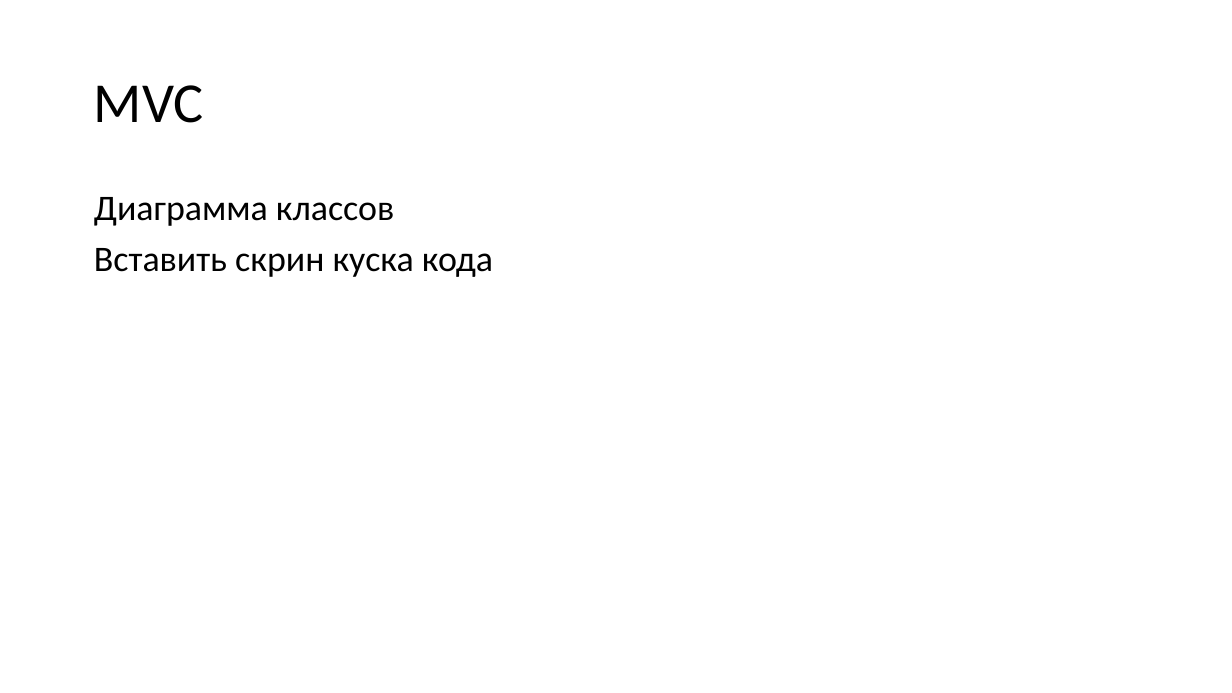
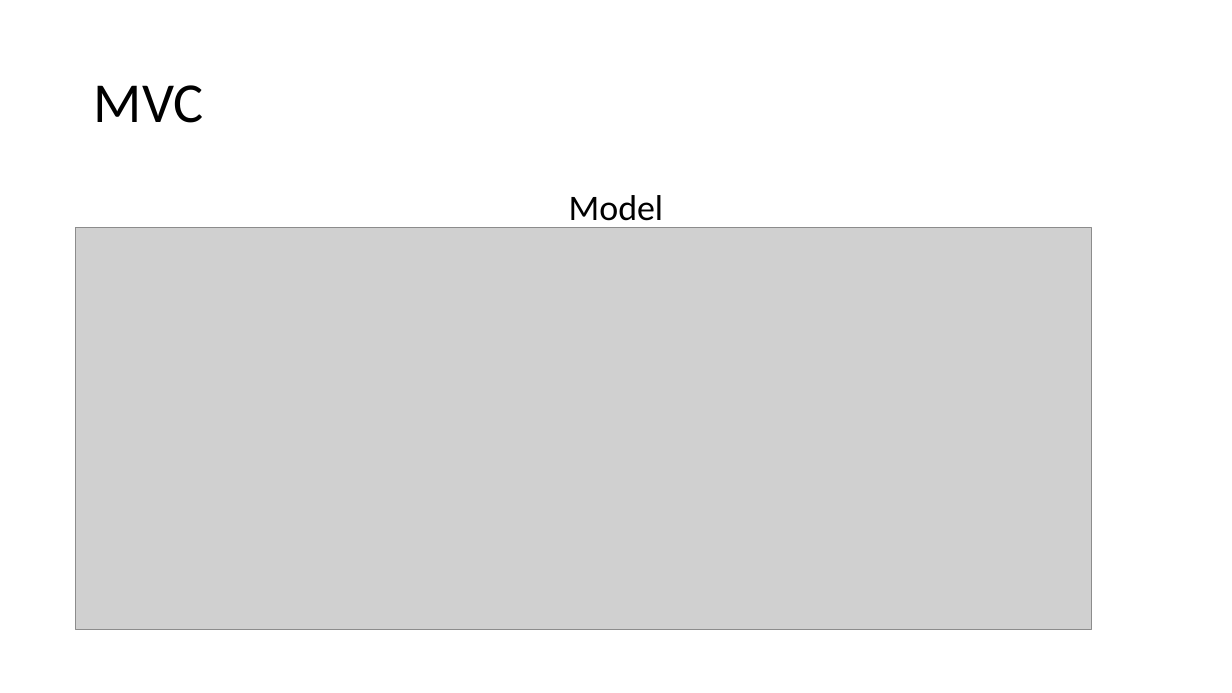
Before and after one commit to zayceva-nastya/pr777, a slide deck: slide 6 of FitHome.pptx (slide 5 before the commit). Drawn at 1232x693 pixels with LibreOffice and Linux fonts; fonts in the diff are those of the drawing; grey boxes stand for pictures. Boxes give left, top, right and bottom in pixels: in the first picture for what was removed or moved away, otherwise in the second. Text is boxed around its words. In the diff, an @@ line names an element or a change of style, - is before the commit and + after.

```diff
--- a/FitHome.pptx
+++ b/FitHome.pptx
@@ text at box(569, 195, 663, 229): text changed @@
-Диаграмма классов
+Model
@@ picture added at box(76, 228, 1092, 629) @@
```
Also in this commit, not shown: 3 other slides changed, 9 slides added, 2 slides removed.
